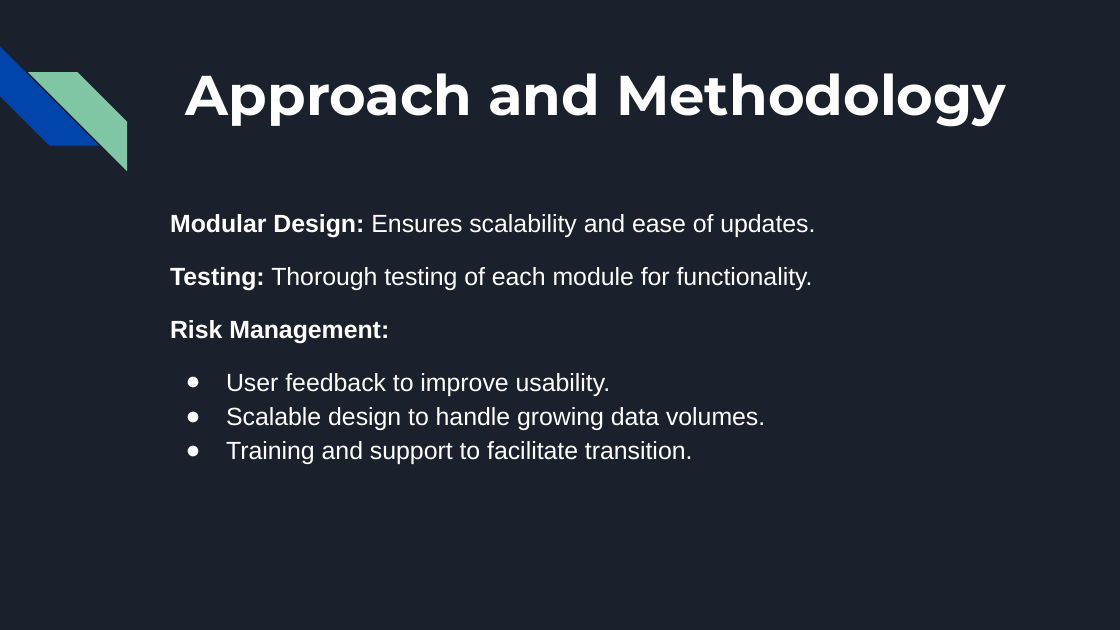
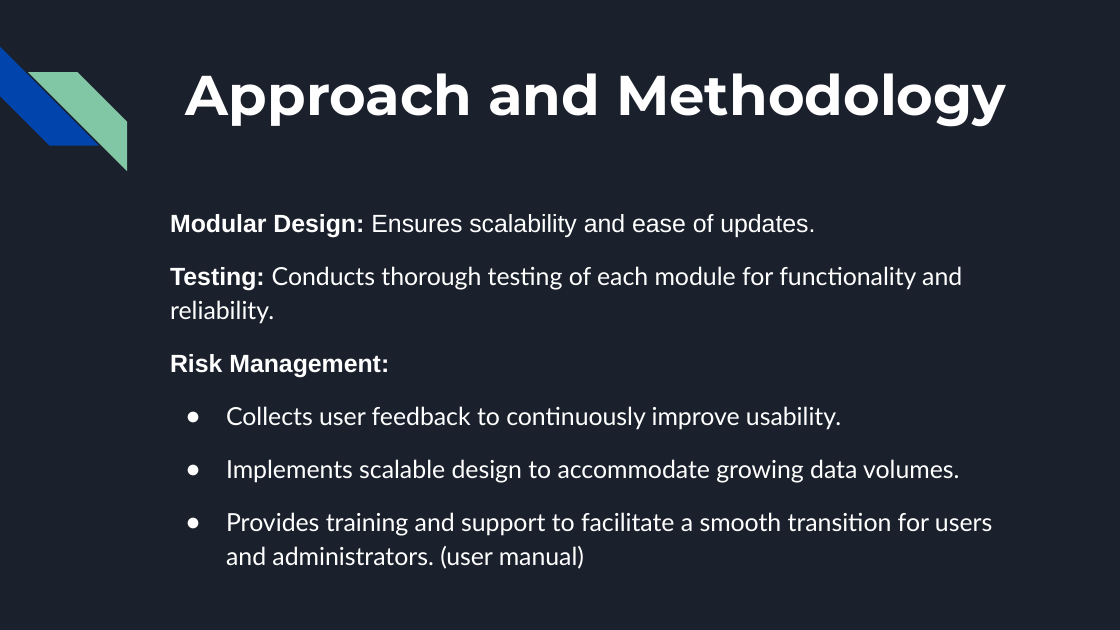
Before and after one commit to ParthPatelA/LibraryManagementSystem, a slide deck: slide 8 of App Dev Project.pptx. Drawn at 1120x630 pixels with LibreOffice and Linux fonts; fonts in the diff are those of the drawing. Boxes give left, top, right and bottom in pixels: in the first picture for what was removed or moved away, otherwise in the second. Text is boxed around its words. In the diff, an @@ line names an element or a change of style, - is before the commit and + after.

```diff
--- a/App Dev Project.pptx
+++ b/App Dev Project.pptx
@@ text at box(170, 266, 962, 324): text changed; font Arial to Lato @@
-Testing: Thorough testing of each module for functionality.
+Testing: Conducts thorough testing of each module for functionality and reliability.
@@ text at box(226, 406, 992, 536): text changed; font Arial to Lato @@
-● User feedback to improve usability.
-● Scalable design to handle growing data volumes.
-● Training and support to facilitate transition.
+● Collects user feedback to continuously improve usability.
+● Implements scalable design to accommodate growing data volumes.
+● Provides training and support to facilitate a smooth transition for users and administrators. (user manual)
```
Also in this commit, not shown: 4 other slides changed.
